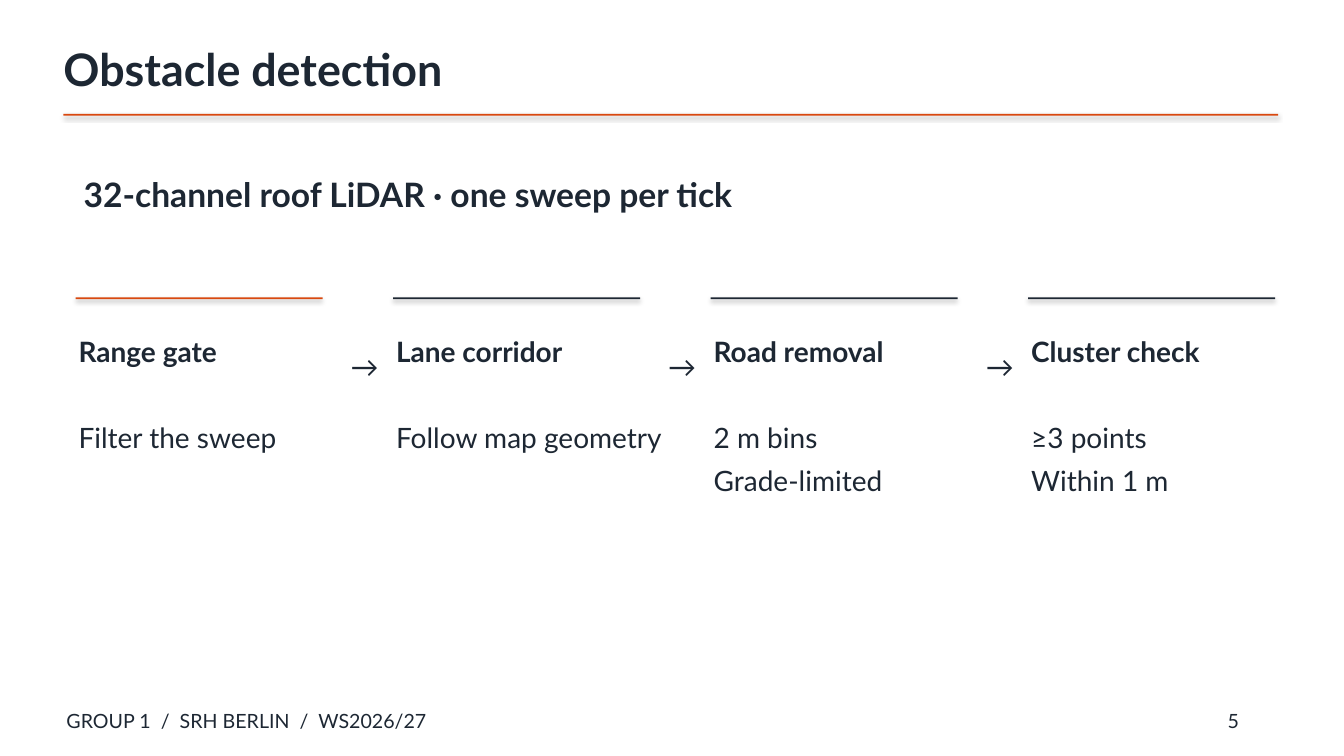
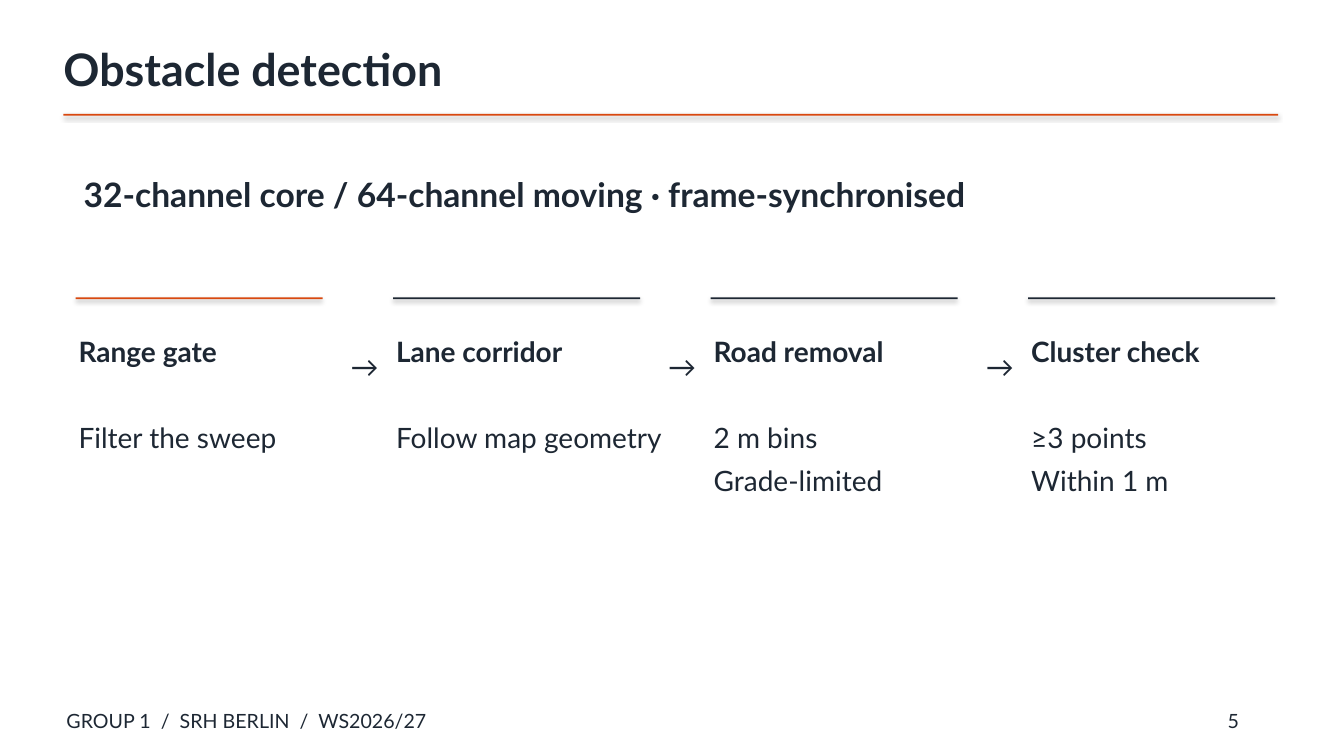
Before and after one commit to auto-m8te/carla-av-group1, a slide deck: slide 5 of report/Group1_Presentation.pptx. Drawn at 1344x756 pixels with LibreOffice and Linux fonts; fonts in the diff are those of the drawing. Boxes give left, top, right and bottom in pixels: in the first picture for what was removed or moved away, otherwise in the second. Text is boxed around its words. In the diff, an @@ line names an element or a change of style, - is before the commit and + after.

```diff
--- a/report/Group1_Presentation.pptx
+++ b/report/Group1_Presentation.pptx
@@ text at (84, 182, 965, 213): text changed @@
-32-channel roof LiDAR · one sweep per tick
+32-channel core / 64-channel moving · frame-synchronised
```
Also in this commit, not shown: 3 other slides changed, 7 slides added, 5 slides removed, 16 other files.
